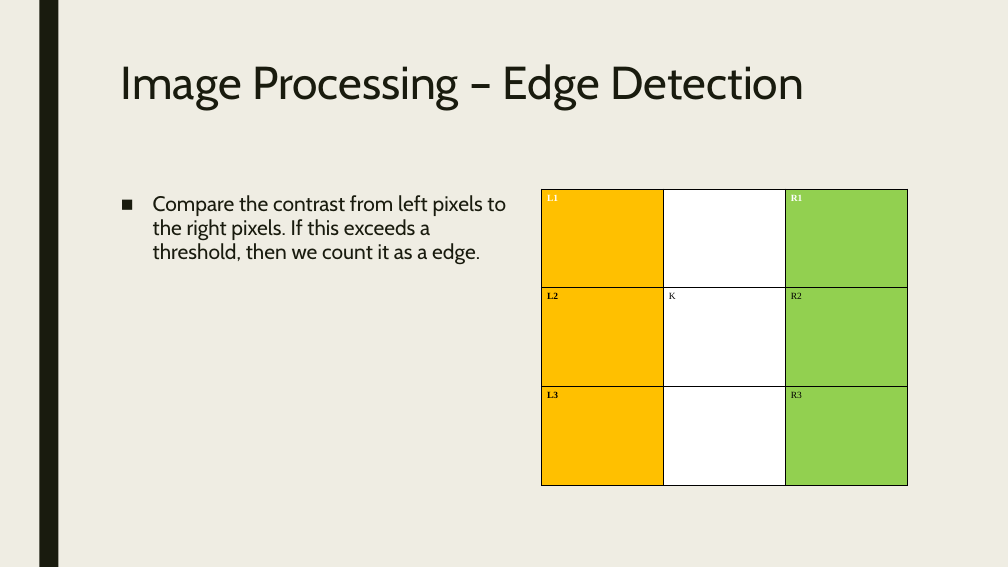
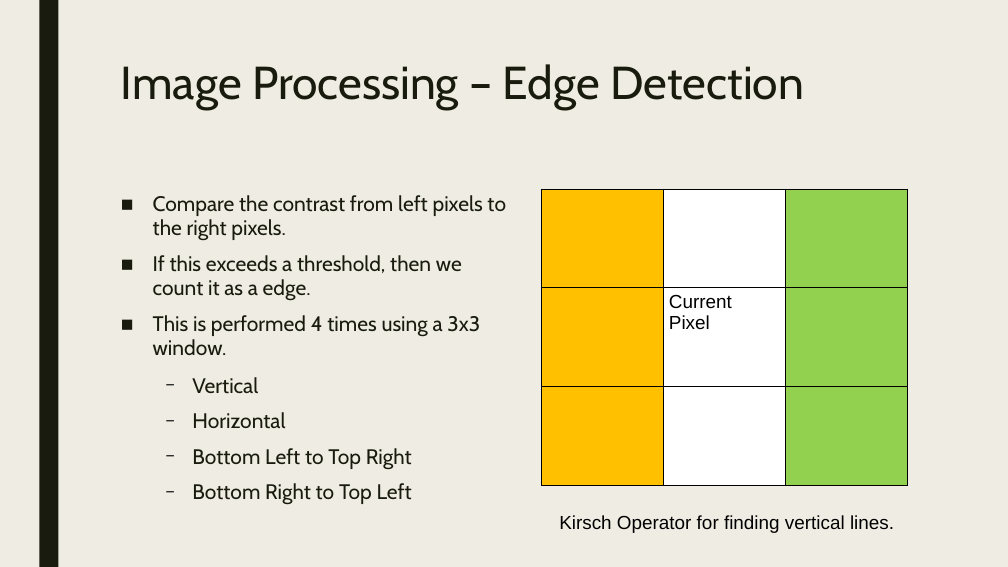
Before and after one commit to AndrewMorris-scsu/CSClassFiles, a slide deck: slide 8 of 334/ImagePresentation.odp. Drawn at 1008x567 pixels with LibreOffice and Linux fonts; fonts in the diff are those of the drawing. Boxes give left, top, right and bottom in pixels: in the first picture for what was removed or moved away, otherwise in the second. Text is boxed around its words. In the diff, an @@ line names an element or a change of style, - is before the commit and + after.

Commit message:
Image presentation for CSCI334

```diff
--- a/334/ImagePresentation.odp
+++ b/334/ImagePresentation.odp
@@ text at [153, 195, 506, 505]: text changed @@
-■ Compare the contrast from left pixels to the right pixels. If this exceeds a threshold, then we count it as a edge.
+■ Compare the contrast from left pixels to the right pixels.
+■ If this exceeds a threshold, then we count it as a edge.
+■ This is performed 4 times using a 3x3 window.
+  − Vertical
+  − Horizontal
+  − Bottom Left to Top Right
+  − Bottom Right to Top Left
@@ table at [541, 189, 907, 485] @@
-row 1, column 1: L1
+row 1, column 1: 
-row 1, column 3: R1
+row 1, column 3: 
-row 2: L2 | K | R2
+row 2:  | Current / Pixel | 
-row 3, column 1: L3
+row 3, column 1: 
-row 3, column 3: R3
+row 3, column 3: 
@@ text added at [559, 515, 894, 533], 18 pt, text #000000 @@
+Kirsch Operator for finding vertical lines.
```
Also in this commit, not shown: 8 other slides changed, 6 slides added.
